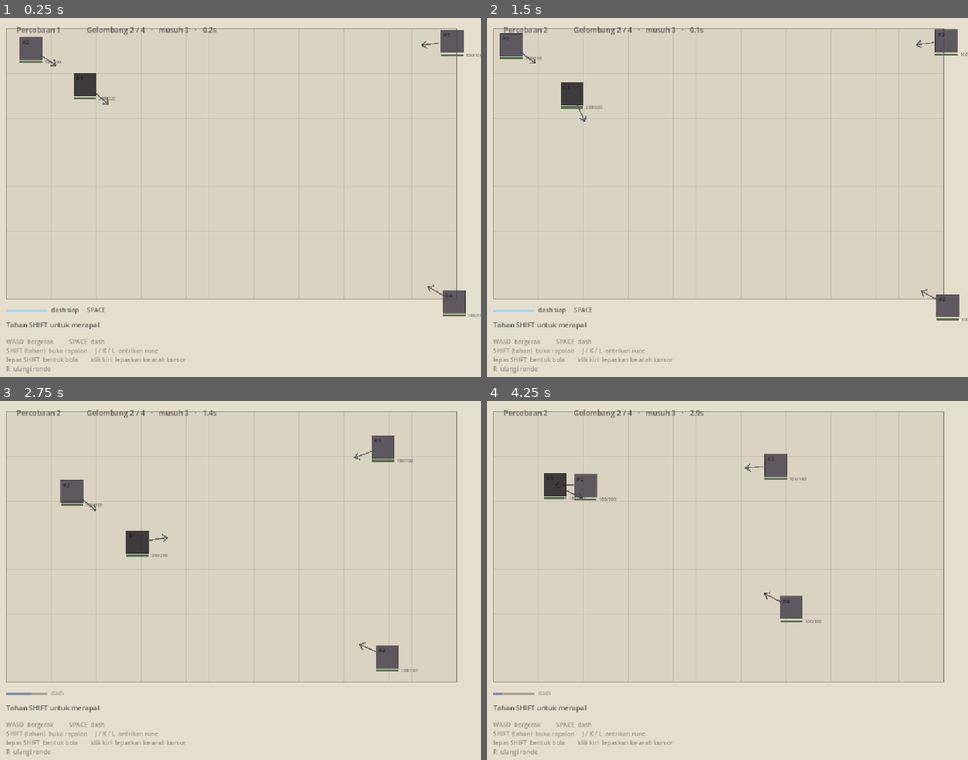
Above: before the commit, frames 1-4 (two rows, left to right).
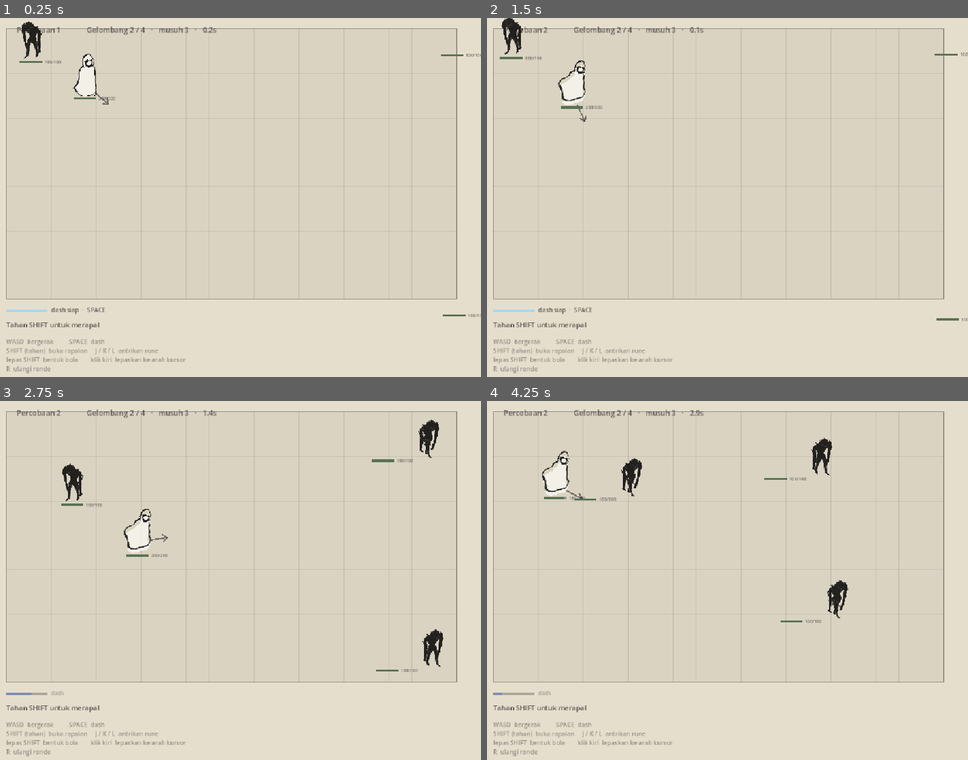
Above: after the commit, the same moments.

Repository: Ahingg/amalgaform
Game: Godot game, scene res://view/main.tscn
Same seed, same stepped clock (60 frames per second), same inputs: the game is played once before the commit and once after it.
Inputs (mouse positions are in pixels of both pictures, inside the frame that each line leads up to):
- Up to frame 1 (0.25 s): no input
- Up to frame 2 (1.5 s): tap Enter at 0.5 s; move the mouse to (833, 190) at 0.52 s; hold D 0.53-1.28 s; tap Shift at 0.6 s; click (833, 190) at 0.67 s; tap Space at 0.77 s; move the mouse to (626, 226) at 1.27 s; hold S from 1.28 s (still down); tap R at 1.35 s
- Up to frame 3 (2.75 s): tap Space at 1.52 s; move the mouse to (288, 508) at 2.02 s; release S at 2.03 s; hold D from 2.03 s (still down); tap J at 2.1 s
- Up to frame 4 (4.25 s): move the mouse to (703, 666) at 2.77 s; release D at 2.78 s; hold W 2.78-3.53 s; tap K at 2.85 s; click (703, 666) at 2.92 s; tap Space at 3.02, 3.77 s; move the mouse to (871, 648) at 3.52 s; hold A from 3.53 s (still down); tap L at 3.6 s

The runs differ from the first frame. In frame 1, 1.5% of the frame differs, in the area x 4-97%, y 1-83%; in frame 2, 1.5%; in frame 3, 2.1%; in frame 4, 2.2%, in the area x 11-76%, y 10-61%.

Commit message:
view: pasang aset gambar — penyihir, musuh, rune, lingkaran rapalan
view/sprites.gd memegang semua pemuatan tekstur dan pemilihan pose, supaya
renderer tetap kerjanya "gambar apa yang ada di World" dan tidak ikut tahu nama
berkas.

Perataan dihitung dari kotak ISI gambar, bukan dari kanvasnya. Figur yang
digambar agak ke pinggir kanvas 1024x1024 tetap berdiri pas di atas kotak
tabrakannya. Dihitung dari pikselnya sendiri, jadi tetap benar kalau gambarnya
diganti.

Sprite dijangkar di KAKI, bukan di tengah. Di game tampak atas, kotak tabrakan
itu jejak kaki di lantai dan gambarnya memang meluber ke atas — kalau hitboxnya
setinggi gambar, serangan yang lewat di atas kepala ikut kena.

Pose player dipilih dari keadaan di World (bergerak? merapal?), bukan dari flag
di lapisan tampilan, jadi posenya tidak pernah melenceng dari yang sebenarnya.

Lingkaran rapalan: satu cincin per rune yang diantrikan, tiap lapis berputar
beda arah dan diwarnai sesuai runenya — jadi lingkaran itu menunjukkan apa yang
sedang disusun tanpa pemain melirik panel. Digambar sebagai lingkaran penuh,
diputar dulu baru dipipihkan, supaya berputar rata di lantai bukan jungkir balik.

Rune di panel: batu bertinta, tanda diwarnai lewat kode (berkasnya putih), dan
rune terakhir yang masuk berdenyut.

Nomor entity dan panah arah musuh ikut mati bersama badge — panah cuma berguna
di player, di musuh dia cuma meramaikan layar.

Co-Authored-By: Claude Opus 5 <noreply@anthropic.com>
Claude-Session: https://claude.ai/code/session_01Qk43F2z5yDt92vTyEtoTz3

Diff:
--- a/challenge-6/view/cast_ui.gd
+++ b/challenge-6/view/cast_ui.gd
@@ -191,7 +191,7 @@
 
 
 func _draw_runes(origin: Vector2, runes: Array) -> void:
-	var box := Vector2(52, 52)
+	var box := Vector2(58, 58)
 	var gap := 8.0
 
 	for i in Tuning.MAX_RUNES:
@@ -205,10 +205,27 @@
 
 		var rune: String = runes[i]
 		var col: Color = ViewConfig.color_of(rune)
-		draw_rect(rect, Color(col.r, col.g, col.b, 0.8), true)
-		draw_rect(rect, Color(WorldRenderer.INK.r, WorldRenderer.INK.g, WorldRenderer.INK.b, 0.6), false, 1.5)
-		draw_string(_font, at + Vector2(7, 32), rune.substr(0, 2).to_upper(),
-			HORIZONTAL_ALIGNMENT_LEFT, -1, 20, Color(0.95, 0.93, 0.88))
+		var stone := Sprites.rune_stone(rune)
+		var mark := Sprites.rune_mark(rune)
+
+		if stone != null and mark != null:
+			# Batu bertinta, tanda berwarna. Tandanya digambar putih di berkasnya
+			# lalu diwarnai di sini, jadi warnanya bisa disetel dan dibuat menyala
+			# tanpa gambarnya digambar ulang.
+			draw_texture_rect(stone, rect, false,
+				Color(WorldRenderer.INK.r, WorldRenderer.INK.g, WorldRenderer.INK.b, 0.92))
+			# Rune terakhir yang masuk berdenyut sebentar, jadi pemain tahu
+			# ketikannya kebaca tanpa perlu menghitung kotak.
+			var glow := 1.0
+			if i == runes.size() - 1:
+				glow = 1.0 + 0.35 * absf(sin(float(Time.get_ticks_msec()) / 140.0))
+			draw_texture_rect(mark, rect, false,
+				Color(col.r * glow, col.g * glow, col.b * glow, 1.0))
+		else:
+			draw_rect(rect, Color(col.r, col.g, col.b, 0.8), true)
+			draw_rect(rect, Color(WorldRenderer.INK.r, WorldRenderer.INK.g, WorldRenderer.INK.b, 0.6), false, 1.5)
+			draw_string(_font, at + Vector2(7, 32), rune.substr(0, 2).to_upper(),
+				HORIZONTAL_ALIGNMENT_LEFT, -1, 20, Color(0.95, 0.93, 0.88))
 
 		# The first slot is marked because it is structurally different: it
 		# decides the shape, the rest only decide the contents.
--- a/challenge-6/view/renderer.gd
+++ b/challenge-6/view/renderer.gd
@@ -179,20 +179,23 @@
 		var t: float = inv.elapsed
 		alpha = 0.85 if fmod(t, 0.16) < 0.08 else 0.2
 
-	draw_rect(rect, Color(color.r, color.g, color.b, alpha), true)
-	draw_rect(rect, Color(INK.r, INK.g, INK.b, 0.55), false, 1.5)
+	if not _draw_sprite(world, id, rect, alpha):
+		draw_rect(rect, Color(color.r, color.g, color.b, alpha), true)
+		draw_rect(rect, Color(INK.r, INK.g, INK.b, 0.55), false, 1.5)
 
 	# Delay is drawn as a progress bar above the entity.
 	if world.entity_have_component(ViewConfig.DELAY, id):
 		_draw_delay_bar(world, id, top_left, size.x)
 
-	# Aim has to be visible or aiming is guesswork — especially now that WASD
-	# does double duty and the direction is not implied by where you are moving.
-	if world.entity_have_component(ViewConfig.FACING, id):
+	# Panah arah cuma untuk player: di sana dia menunjukkan ke mana spell akan
+	# pergi. Di musuh dia cuma coretan tambahan yang meramaikan layar.
+	if world.entity_have_component(ViewConfig.FACING, id) \
+			and world.entity_have_component(ViewConfig.PLAYER, id):
 		_draw_aim(world, id, top_left + size * 0.5)
 
-	draw_string(_font, top_left + Vector2(5, 16), "#%d" % id,
-		HORIZONTAL_ALIGNMENT_LEFT, -1, 13, Color(INK.r, INK.g, INK.b, 0.8))
+	if show_badges:
+		draw_string(_font, top_left + Vector2(5, 16), "#%d" % id,
+			HORIZONTAL_ALIGNMENT_LEFT, -1, 13, Color(INK.r, INK.g, INK.b, 0.8))
 
 	if world.entity_have_component(ViewConfig.HEALTH, id):
 		_draw_health_bar(world, id, top_left + Vector2(0, size.y + 3), size.x)
@@ -218,6 +221,101 @@
 	var side := dir.orthogonal() * tile_size * 0.16
 	draw_line(far, far - dir * tile_size * 0.22 + side, Color(INK.r, INK.g, INK.b, 0.55), 3.0)
 	draw_line(far, far - dir * tile_size * 0.22 - side, Color(INK.r, INK.g, INK.b, 0.55), 3.0)
+
+
+# Menggambar sprite kalau entity ini punya. Balikan false artinya tidak ada
+# sprite yang cocok, dan pemanggil menggambar kotak seperti dulu — jadi entity
+# yang belum punya gambar tetap kelihatan, bukan menghilang.
+func _draw_sprite(world, id: int, rect: Rect2, alpha: float) -> bool:
+	var is_player: bool = world.entity_have_component(ViewConfig.PLAYER, id)
+	var is_enemy: bool = world.entity_have_component(ViewConfig.ENEMY, id)
+	if not (is_player or is_enemy):
+		return false
+
+	var t: float = float(Time.get_ticks_msec()) / 1000.0
+
+	if is_player:
+		var moving := false
+		if world.entity_have_component(ViewConfig.MOVE_INTENT, id):
+			var mi: Vec2 = world.get_component_value(ViewConfig.MOVE_INTENT, id)
+			moving = absf(mi.x) > 0.01 or absf(mi.y) > 0.01
+		var casting: bool = world.entity_have_component(ViewConfig.CASTING, id)
+		if not casting and world.entity_have_component(ViewConfig.CAST_QUEUE, id):
+			var q: Dictionary = world.get_component_value(ViewConfig.CAST_QUEUE, id)
+			casting = q.get("open", false)
+
+		# Lingkaran rapalan digambar DULU supaya dia ada di lantai, di bawah kaki.
+		if casting:
+			_draw_cast_circles(world, id, rect, t)
+
+		var pair: Array = Sprites.player_pose(moving, casting)
+		_blit(pair[0], rect, Sprites.PLAYER_SCALE, _facing_flip(world, id),
+			Color(0.97, 0.96, 0.93, alpha))          # isi terang: pemain satu-satunya yang bukan tinta
+		_blit(pair[1], rect, Sprites.PLAYER_SCALE, _facing_flip(world, id),
+			Color(INK.r, INK.g, INK.b, alpha))
+		return true
+
+	_blit(Sprites.enemy_walk(id, t), rect, Sprites.ENEMY_SCALE,
+		_facing_flip(world, id), Color(INK.r, INK.g, INK.b, alpha))
+	return true
+
+
+# Cermin kiri-kanan mengikuti arah hadap. Cuma dicerminkan, tidak diputar —
+# figurnya digambar menghadap kamera, jadi memutarnya akan terlihat rebah.
+func _facing_flip(world, id: int) -> bool:
+	if not world.entity_have_component(ViewConfig.FACING, id):
+		return false
+	var f: Vec2 = world.get_component_value(ViewConfig.FACING, id)
+	return f.x < 0.0
+
+
+# Sprite dijangkar di KAKI (tengah-bawah kotak tabrakan), bukan di tengah.
+# Perataannya memakai kotak ISI gambar, bukan kanvasnya — figur yang digambar
+# agak ke pinggir kanvas tetap berdiri pas di atas kotak tabrakannya.
+func _blit(texture: Texture2D, box: Rect2, scale: float, flip: bool, tint: Color) -> void:
+	if texture == null:
+		return
+	var c := Sprites.content_rect(texture)
+	var side: float = box.size.x * scale
+	# Geser kanvas supaya tengah-bawah ISI yang jatuh di tengah-bawah kotak.
+	var cx: float = c.position.x + c.size.x * 0.5
+	var cy: float = c.position.y + c.size.y
+	var at := Vector2(box.position.x + box.size.x * 0.5 - side * cx,
+		box.position.y + box.size.y - side * cy)
+	var dst := Rect2(at, Vector2(side, side))
+	if flip:
+		dst.position.x += dst.size.x
+		dst.size.x = -dst.size.x
+	draw_texture_rect(texture, dst, false, tint)
+
+
+# Satu cincin per rune yang sedang diantrikan, tiap lapis berputar dengan
+# kecepatan berbeda. Warnanya mengikuti rune-nya — jadi lingkaran ini
+# menunjukkan apa yang sedang disusun tanpa pemain perlu melirik panel.
+func _draw_cast_circles(world, id: int, box: Rect2, t: float) -> void:
+	if not world.entity_have_component(ViewConfig.CAST_QUEUE, id):
+		return
+	var q: Dictionary = world.get_component_value(ViewConfig.CAST_QUEUE, id)
+	var runes: Array = q.get("runes", [])
+	if runes.is_empty():
+		return
+
+	var center := Vector2(box.position.x + box.size.x * 0.5,
+		box.position.y + box.size.y * 0.9)
+	var side: float = box.size.x * Sprites.RING_SCALE
+
+	for i in runes.size():
+		var texture := Sprites.cast_circle(runes[i])
+		if texture == null:
+			continue
+		var col: Color = ViewConfig.color_of(runes[i])
+		var spin: float = t * (0.6 + 0.35 * i) * (1.0 if i % 2 == 0 else -1.0)
+		var s: float = side * (1.0 - 0.16 * i)
+
+		draw_set_transform(center, spin, Vector2(1.0, Sprites.RING_SQUASH))
+		draw_texture_rect(texture, Rect2(Vector2(-s, -s) * 0.5, Vector2(s, s)),
+			false, Color(col.r, col.g, col.b, 0.75))
+		draw_set_transform(Vector2.ZERO, 0.0, Vector2.ONE)
 
 
 func _draw_health_bar(world, id: int, at: Vector2, width_px: float) -> void:
--- /dev/null
+++ b/challenge-6/view/sprites.gd
@@ -0,0 +1,116 @@
+class_name Sprites
+extends RefCounted
+
+# ============================================================================
+# Tempat semua tekstur dimuat dan dipilih.
+#
+# Dipisah dari renderer supaya renderer tetap kerjanya "gambar apa yang ada di
+# World", bukan "tahu berkas mana milik siapa". Kalau nanti nama berkas berubah,
+# yang perlu disentuh cuma file ini.
+#
+# Sprite karakter DIJANGKAR DI KAKI, bukan di tengah. Di game tampak atas, kotak
+# tabrakan itu jejak kaki di lantai — gambarnya boleh lebih tinggi dan meluber
+# ke atas. Kalau dijangkar di tengah, karakter akan kelihatan melayang.
+# ============================================================================
+
+const P := "res://assets/"
+
+# Seberapa besar sisi gambar dibanding lebar kotak tabrakan. Karena figurnya
+# tinggi-ramping di dalam kanvas persegi, angka ini perlu lebih dari 1 supaya
+# lebar badannya kira-kira sepetak.
+const PLAYER_SCALE := 2.3
+const ENEMY_SCALE := 2.0
+const RING_SCALE := 3.0
+
+# Seberapa pipih cincin rapalan. Lingkarannya digambar penuh lalu diputar dulu,
+# baru dipipihkan — kalau elipsnya dipanggang di gambar, cincinnya akan
+# kelihatan jungkir balik di udara, bukan berputar rata di lantai.
+const RING_SQUASH := 0.42
+
+static var _cache := {}
+static var _bounds := {}
+
+
+# Kotak isi gambar di dalam kanvas, dinormalkan 0..1.
+#
+# Perlu karena figurnya jarang persis di tengah kanvas 1024x1024 — kalau
+# gambarnya ditempel apa adanya, karakter akan melenceng dari kotak
+# tabrakannya, dan panah arah jadi menunjuk ke sebelah badannya.
+#
+# Dihitung dari pikselnya sendiri, bukan ditulis tangan, supaya tetap benar
+# kalau gambarnya diganti nanti.
+static func content_rect(texture: Texture2D) -> Rect2:
+	if texture == null:
+		return Rect2(0, 0, 1, 1)
+	var key := texture.resource_path
+	if _bounds.has(key):
+		return _bounds[key]
+
+	var img := texture.get_image()
+	var w := img.get_width()
+	var h := img.get_height()
+	var minx := w
+	var miny := h
+	var maxx := 0
+	var maxy := 0
+	# Dipindai tiap 4 piksel: cukup teliti untuk perataan, dan 16x lebih murah.
+	for y in range(0, h, 4):
+		for x in range(0, w, 4):
+			if img.get_pixel(x, y).a > 0.05:
+				minx = mini(minx, x); maxx = maxi(maxx, x)
+				miny = mini(miny, y); maxy = maxi(maxy, y)
+	var r := Rect2(0, 0, 1, 1)
+	if maxx > minx:
+		r = Rect2(float(minx) / w, float(miny) / h,
+			float(maxx - minx) / w, float(maxy - miny) / h)
+	_bounds[key] = r
+	return r
+
+
+static func tex(path: String) -> Texture2D:
+	if not _cache.has(path):
+		var full := P + path
+		_cache[path] = load(full) if ResourceLoader.exists(full) else null
+	return _cache[path]
+
+
+# --- player -----------------------------------------------------------------
+
+# Empat pose: diam, bergerak, dan dua-duanya versi merapal. Dipilih dari
+# KEADAAN DI WORLD, bukan dari flag yang disimpan lapisan tampilan — jadi
+# posenya tidak pernah bisa melenceng dari yang sebenarnya terjadi.
+static func player_pose(moving: bool, casting: bool) -> Array:
+	var base := ""
+	if casting:
+		base = "move_cast" if moving else "idle_cast"
+	else:
+		base = "move" if moving else "idle"
+	return [tex("player/%s_fill.png" % base), tex("player/%s_outline.png" % base)]
+
+
+# --- musuh ------------------------------------------------------------------
+
+# Dua frame jalan, bergantian. Fasenya diturunkan dari id entity supaya musuh
+# tidak melangkah serempak seperti barisan.
+static func enemy_walk(id: int, t: float) -> Texture2D:
+	var phase := fmod(t * 3.2 + float(id) * 0.7, 2.0)
+	return tex("enemies/humanoid_walk%d.png" % (1 if phase < 1.0 else 2))
+
+
+# --- rune -------------------------------------------------------------------
+
+static func rune_stone(rune: String) -> Texture2D:
+	return tex("runes/runes_%s_stone.png" % rune.to_lower())
+
+
+static func rune_mark(rune: String) -> Texture2D:
+	return tex("runes/runes_%s_mark.png" % rune.to_lower())
+
+
+# --- lingkaran rapalan ------------------------------------------------------
+
+static func cast_circle(rune: String) -> Texture2D:
+	# Nama berkasnya "wind", bukan "ventus". Dipetakan di sini supaya sim
+	# tidak perlu tahu apa-apa soal nama berkas.
+	var file: String = {"ignis": "ignis", "aqua": "aqua", "ventus": "wind"}.get(rune.to_lower(), "ignis")
+	return tex("misc/%s_circle.png" % file)
Binary file added: challenge-6/assets/enemies/humanoid_walk1.png
Not shown, added: challenge-6/assets/enemies/humanoid_walk1.png.import
Binary file added: challenge-6/assets/enemies/humanoid_walk2.png
Not shown, added: challenge-6/assets/enemies/humanoid_walk2.png.import
Binary file added: challenge-6/assets/enemies/splash_body.png
Not shown, added: challenge-6/assets/enemies/splash_body.png.import
Binary file added: challenge-6/assets/enemies/splash_ring.png
Not shown, added: challenge-6/assets/enemies/splash_ring.png.import
Binary file added: challenge-6/assets/misc/aqua_circle.png
Not shown, added: challenge-6/assets/misc/aqua_circle.png.import
Binary file added: challenge-6/assets/misc/ignis_circle.png
Not shown, added: challenge-6/assets/misc/ignis_circle.png.import
(and 32 more such lines)
